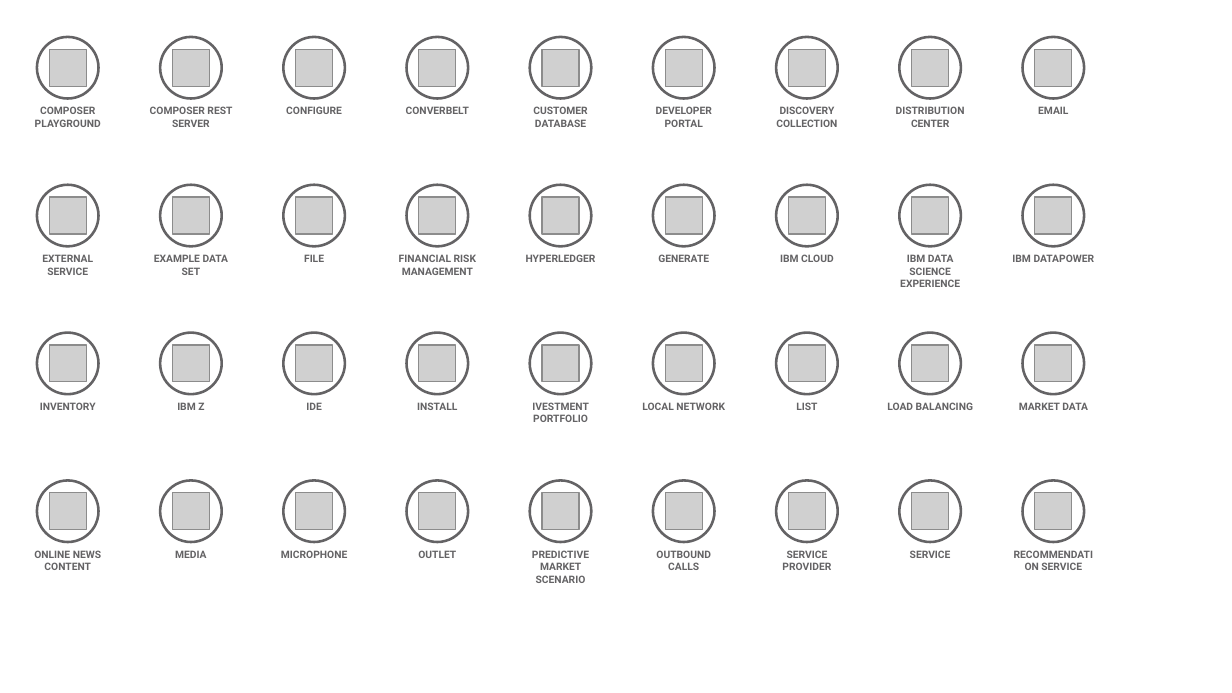
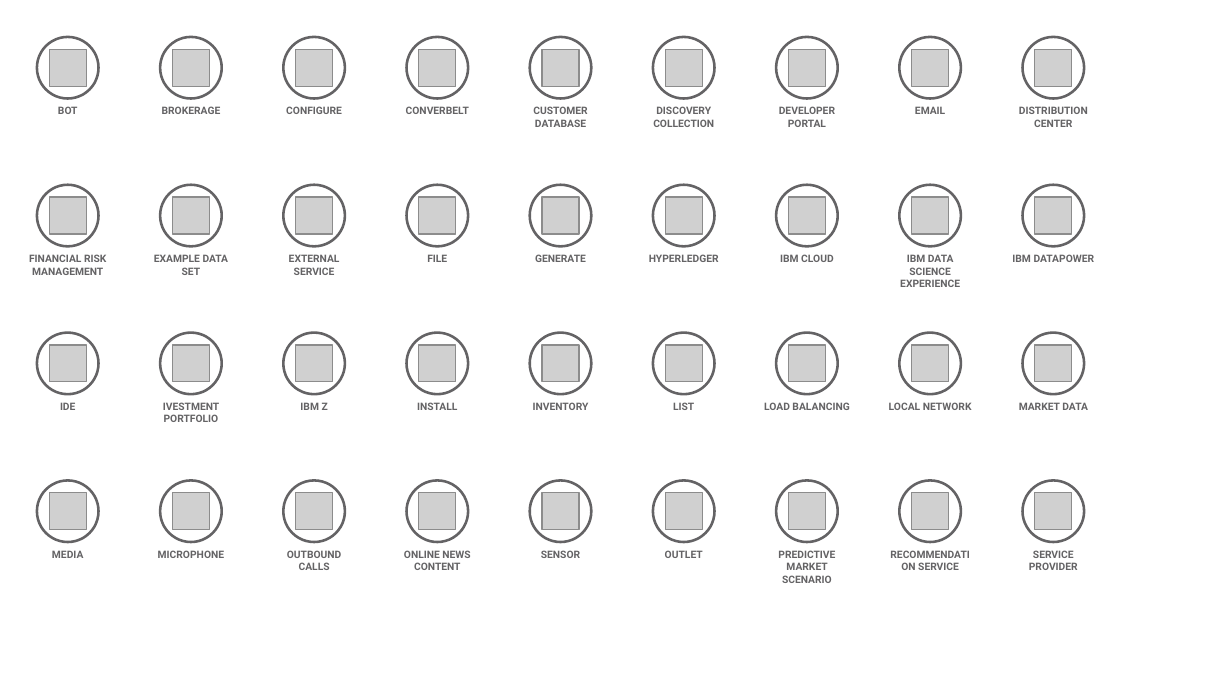
Before and after one commit to l2fprod/myarchitecture, a slide deck: slide 10 of mycatalog-architecture-diagram-template.pptx. Drawn at 1232x693 pixels with LibreOffice and Linux fonts; fonts in the diff are those of the drawing; grey boxes stand for pictures. Boxes give left, top, right and bottom in pixels: in the first picture for what was removed or moved away, otherwise in the second. Text is boxed around its words. In the diff, an @@ line names an element or a change of style, - is before the commit and + after.

Commit message:
new deck

```diff
--- a/mycatalog-architecture-diagram-template.pptx
+++ b/mycatalog-architecture-diagram-template.pptx
@@ text at bbox=[58, 106, 78, 114]: text changed @@
-COMPOSER PLAYGROUND
+BOT
@@ text at bbox=[162, 106, 221, 114]: text changed @@
-COMPOSER REST SERVER
+BROKERAGE
@@ text at bbox=[29, 254, 106, 275]: text changed @@
-EXTERNAL SERVICE
+FINANCIAL RISK MANAGEMENT
@@ text added at bbox=[289, 254, 340, 275], 6 pt, text #646365, bold @@
+EXTERNAL SERVICE
@@ text removed at bbox=[399, 254, 476, 275] @@
-FINANCIAL RISK MANAGEMENT
@@ text at bbox=[60, 402, 75, 410]: text changed @@
-INVENTORY
+IDE
@@ text added at bbox=[163, 402, 219, 422], 6 pt, text #646365, bold @@
+IVESTMENT PORTFOLIO
@@ 5 texts: place and size @@
-5 texts at bbox=[177, 106, 965, 410]
+5 texts at bbox=[300, 106, 1088, 410]
@@ text removed at bbox=[306, 403, 321, 410] @@
-IDE
@@ text at bbox=[533, 402, 589, 410]: text changed @@
-IVESTMENT PORTFOLIO
+INVENTORY
@@ text "LOCAL NETWORK": place and size @@
-text "LOCAL NETWORK" at bbox=[642, 402, 725, 410]
+text "LOCAL NETWORK" at bbox=[889, 402, 972, 410]
@@ text removed at bbox=[34, 550, 101, 570] @@
-ONLINE NEWS CONTENT
@@ 7 texts: place and size @@
-7 texts at bbox=[175, 106, 1068, 558]
+7 texts at bbox=[52, 106, 945, 558]
@@ text added at bbox=[287, 550, 342, 570], 6 pt, text #646365, bold @@
+OUTBOUND CALLS
@@ text at bbox=[404, 550, 470, 570]: text changed @@
-OUTLET
+ONLINE NEWS CONTENT
@@ text at bbox=[541, 550, 580, 558]: text changed @@
-PREDICTIVE MARKET SCENARIO
+SENSOR
@@ text at bbox=[665, 550, 703, 558]: text changed @@
-OUTBOUND CALLS
+OUTLET
@@ text at bbox=[778, 550, 835, 583]: text changed @@
-SERVICE PROVIDER
+PREDICTIVE MARKET SCENARIO
@@ text at bbox=[918, 562, 959, 570]: text changed @@
-SERVICE
+RECOMMENDATION SERVICE
@@ text at bbox=[1029, 550, 1078, 570]: text changed @@
-RECOMMENDATION SERVICE
+SERVICE PROVIDER
```
Also in this commit, not shown: 11 other slides changed, 1 slide added, 1 slide removed.
